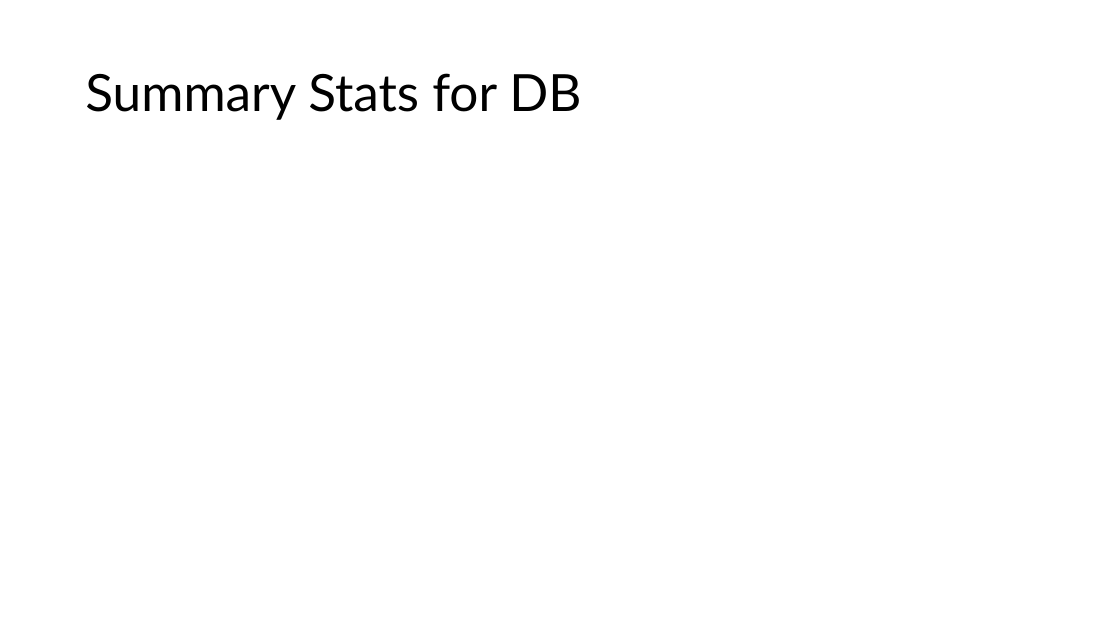
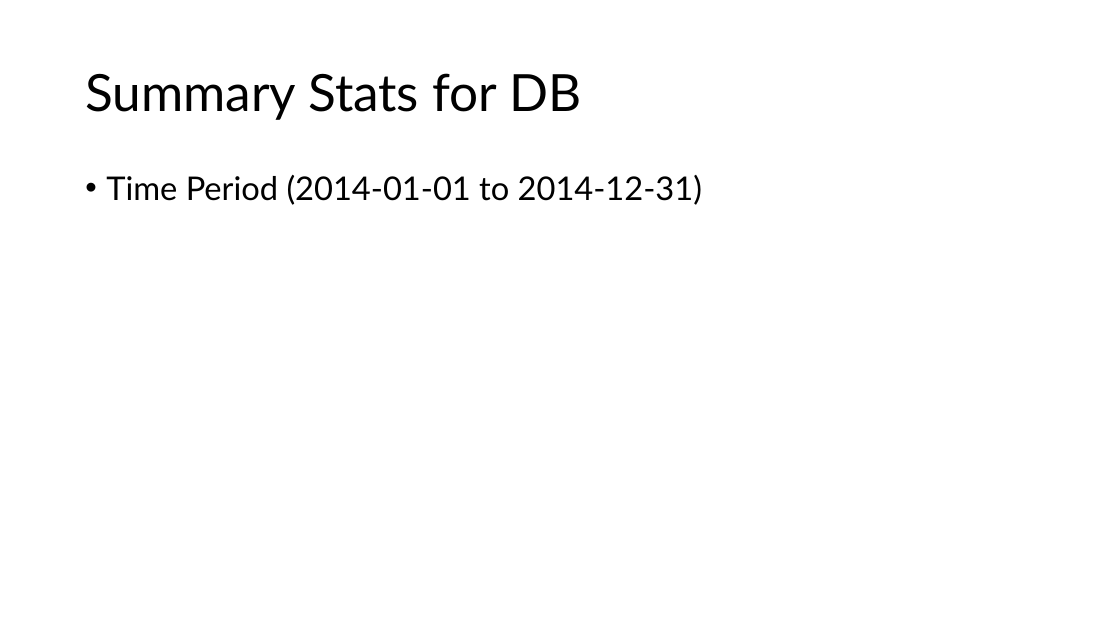
Before and after one commit to ltpham123/data-analytics, a slide deck: slide 4 of week-04/Pham_liquor_sales_presentation.pptx. Drawn at 1120x630 pixels with LibreOffice and Linux fonts; fonts in the diff are those of the drawing. Boxes give left, top, right and bottom in pixels: in the first picture for what was removed or moved away, otherwise in the second. Text is boxed around its words. In the diff, an @@ line names an element or a change of style, - is before the commit and + after.

Commit message:
working query script on deriving figures for presentation; summary statistics

```diff
--- a/week-04/Pham_liquor_sales_presentation.pptx
+++ b/week-04/Pham_liquor_sales_presentation.pptx
@@ text added at box(106, 175, 702, 205), 28 pt, text #000000 @@
+• Time Period (2014-01-01 to 2014-12-31)
```
Also in this commit, not shown: 2 other slides changed, 1 other file.
